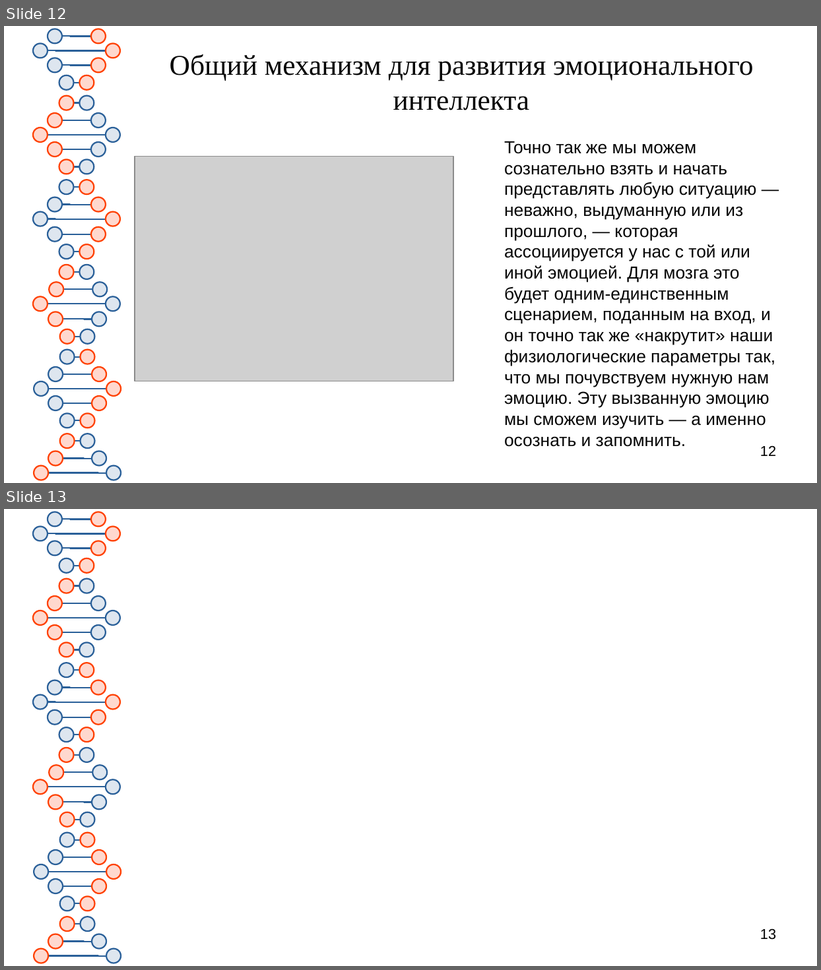
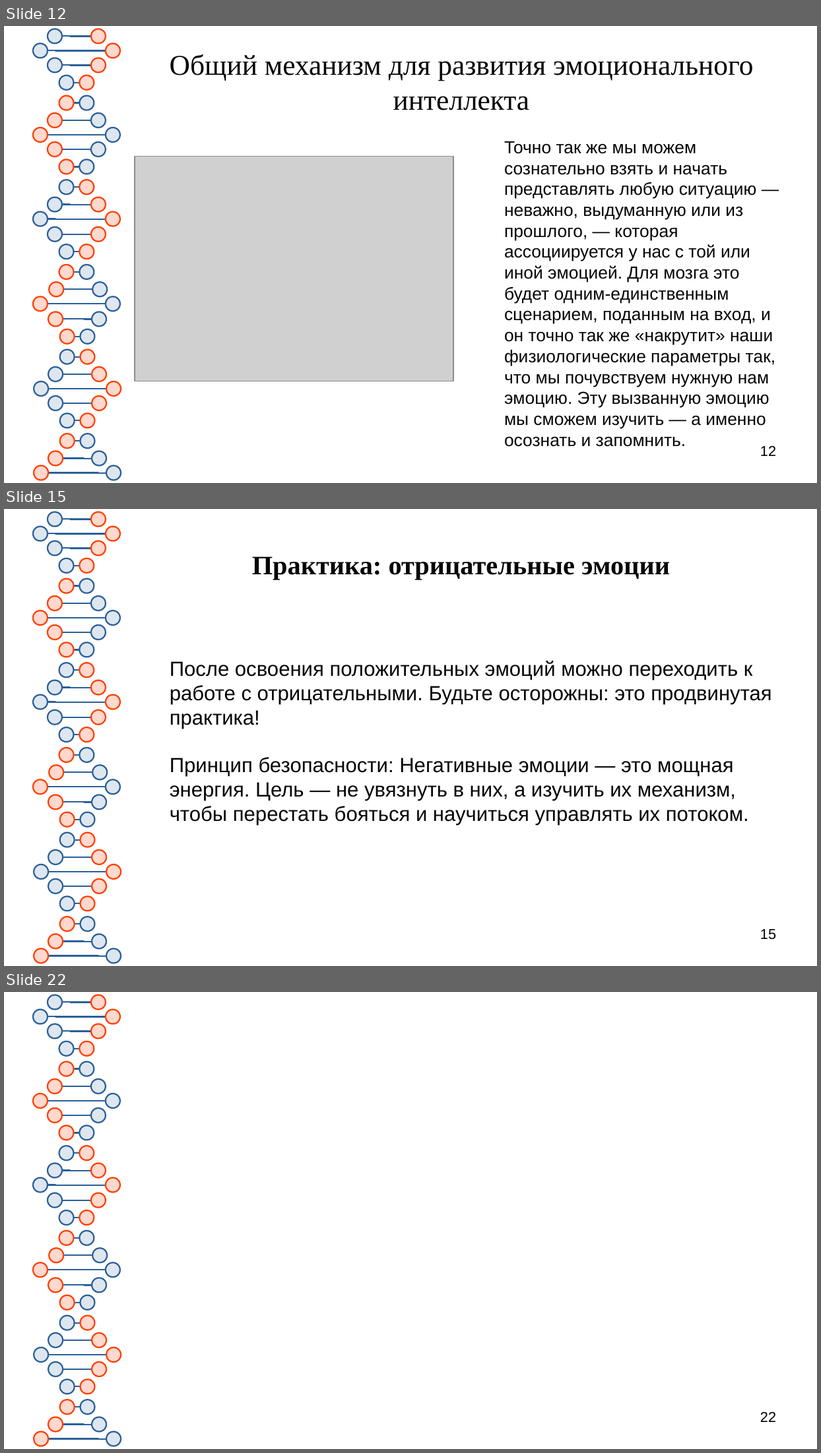
Before and after one commit to Chularev/articles, a slide deck: Psychology/5. Эмоциональный интеллект/Эмоциональный интеллект.odp. Shown one above the other, each under a label of ours: slides 12 and 13 before the commit, slides 12, 15 and 22 after it; the slides between them are not shown. The pictures are 821x970 and 821x1453 pixels, drawn with LibreOffice and Linux fonts; fonts in the diff are those of the drawing; grey boxes stand for pictures. Boxes give left, top, right and bottom in pixels: in the first picture for what was removed or moved away, otherwise in the second. Text is boxed around its words. In the diff, an @@ line names an element or a change of style, - is before the commit and + after.

```diff
--- a/Psychology/5. Эмоциональный интеллект/Эмоциональный интеллект.odp
+++ b/Psychology/5. Эмоциональный интеллект/Эмоциональный интеллект.odp
@@ slide 15 added at (x1=4, y1=509, x2=817, y2=966), background #FFFFFF; not listed: 81 template elements that a slide beside it also shows @@
@@ title added at (x1=252, y1=557, x2=670, y2=580), 26 pt, text #050505, bold @@
+Практика: отрицательные эмоции
@@ text added at (x1=170, y1=661, x2=772, y2=825), 20 pt, text #050505 @@
+После освоения положительных эмоций можно переходить к работе с отрицательными. Будьте осторожны: это продвинутая практика!
+Принцип безопасности: Негативные эмоции — это мощная энергия. Цель — не увязнуть в них, а изучить их механизм, чтобы перестать бояться и научиться управлять их потоком.
@@ page number added at (x1=760, y1=929, x2=776, y2=940), 14 pt, text #000000 @@
+15
@@ what was slide 13 is now slide 22 @@
@@ page number at (x1=760, y1=1412, x2=776, y2=1422): text changed @@
-13
+22
```
Also in this commit, not shown: 8 other slides added.
